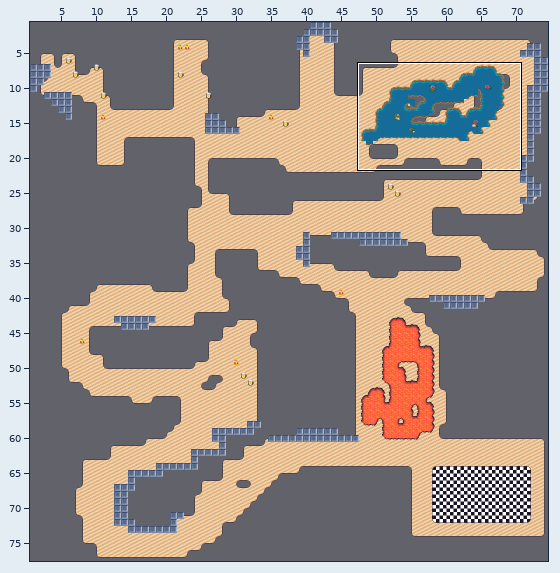
A Tiled map gets an edit: core/assets/LevelTwo.tmx. Above, an overview of the earlier version with the close-up marked.
Close-up. Before the edit:
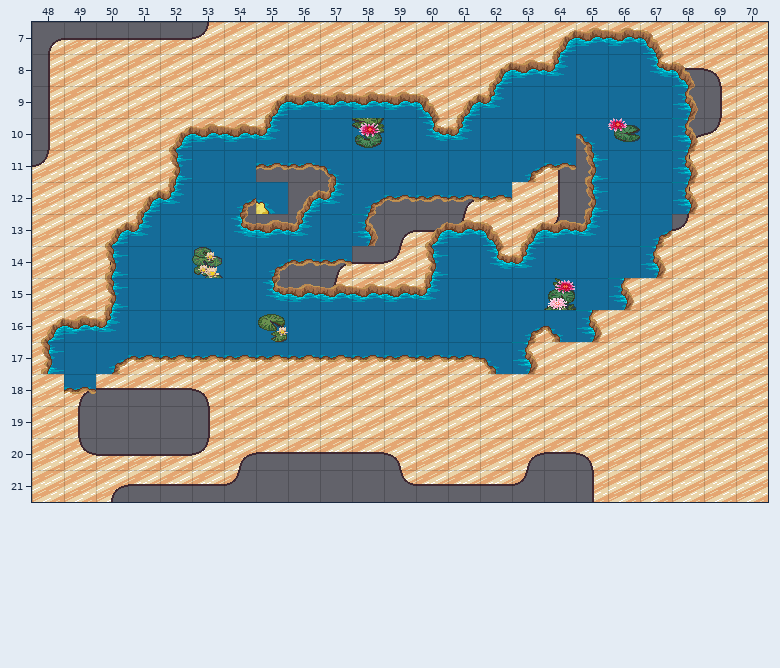
Cells are 32x32 px. Shown: x 48..70, y 7..21.
New version:
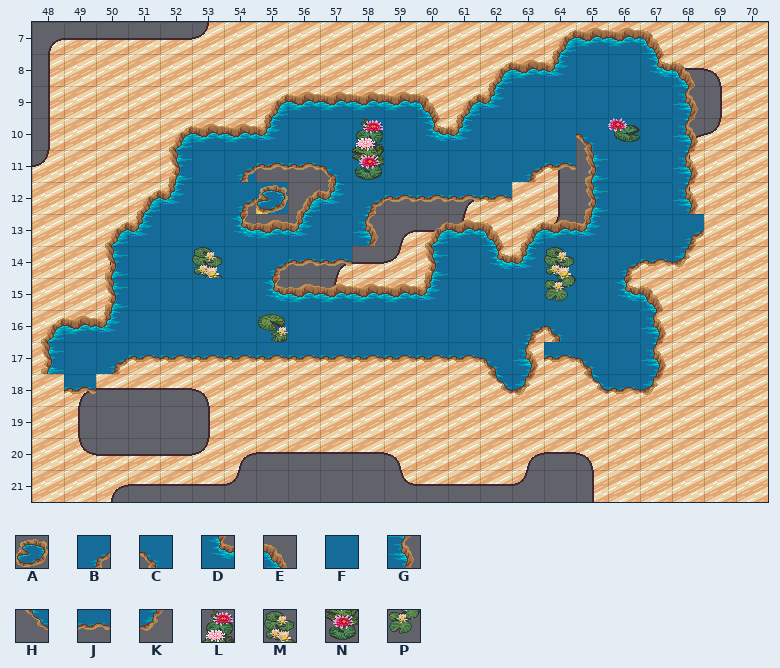
Key: from "BaseMapElements": A 297, B 298, C 299, D 330, E 363, F 394, G 395, H 425, J 426, K 427, L 967, M 968, N 999, P 1000.
_ is an empty cell.
Tiles of an added or newly shown layer are drawn over the layers below it.
Changes in this commit:
Layer "lava_water":
y 13: x 67..68 B_ -> FB
y 14: x 66..68 FG_ -> BJK
y 15: x 66..67 G_ -> DE
y 16: x 65..67 G__ -> FFG
y 17: x 64..67 ____ -> JCFG
y 18: x 62..63 __ -> HK; x 65..67 ___ -> HJK
Layer "Tile Layer 2" (removed):
y 10: x 58 N -> _
y 15: x 64 L -> _
Layer "decor" (added):
y 10: x 58 _ -> L
y 11: x 54 _ -> B; x 58 _ -> N
y 12: x 55 _ -> A
y 14: x 64 _ -> M
y 15: x 64 _ -> P
